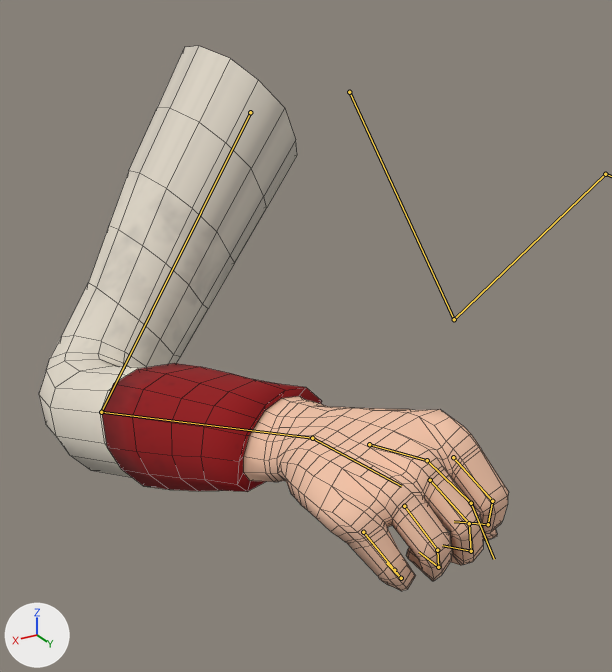
The FBX model Game/res/assets/models/Animation/Character/RightArm.fbx as it was, and as the next commit left it.
The view is the same before and after, from a 50 mm camera at (41.0, 63.4, 6.4) aimed at (13.7, 17.8, -16.4). The axes (+X, +Y, +Z) are drawn at lower left. The lights are the same throughout. Both versions are drawn at frame 446 of the action 'Armature|Gloop_L'; the numbers are the values there. The bones that bend it are drawn over the model as lines. Mesh edges are drawn as thin lines.
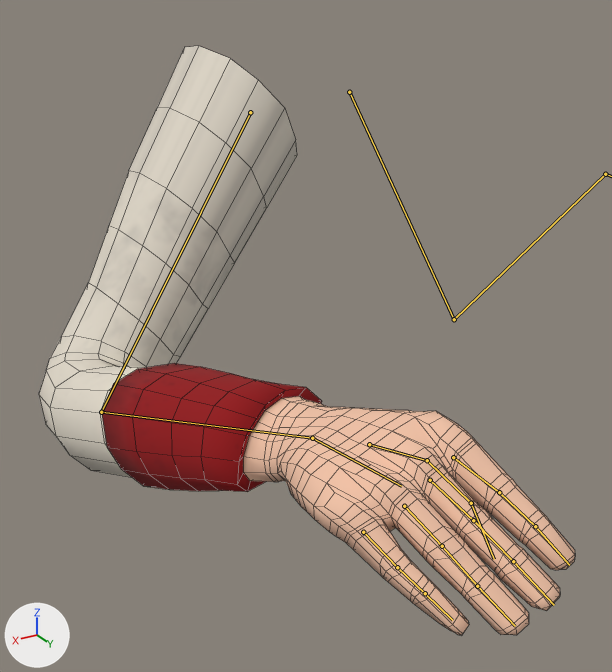
The change in detail:
Bone 'R_Pointer' (bone_r_pointer) turns from (6, 1, 53) to (0, 0, 33) degrees about its own x, y and z.
Bone 'R_Pointer.001' (bone_r_pointer_001) turns from (16, -9, 54) to (0, 0, 0) degrees about its own x, y and z.
Bone 'R_Pointer.002' (bone_r_pointer_002) turns from (3, -1, 45) to (0, 0, 0) degrees about its own x, y and z.
Bone 'R_Middle' (bone_r_middle) turns from (4, 1, 48) to (0, 0, 33) degrees about its own x, y and z.
Bone 'R_Middle.001' (bone_r_middle_001) turns from (10, -3, 54) to (0, 0, 0) degrees about its own x, y and z.
Bone 'R_Middle.002' (bone_r_middle_002) turns from (6, -3, 47) to (0, 0, 0) degrees about its own x, y and z.
Bone 'R_Ring' (bone_r_ring) turns from (0, -2, 54) to (0, 0, 33) degrees about its own x, y and z.
Bone 'R_Ring.001' (bone_r_ring_001) turns from (7, -6, 54) to (0, 0, 0) degrees about its own x, y and z.
Bone 'R_Ring.002' (bone_r_ring_002) turns from (9, -4, 42) to (0, 0, 0) degrees about its own x, y and z.
Bone 'R_Pinky' (bone_r_pinky) turns from (-1, -2, 63) to (0, 0, 33) degrees about its own x, y and z.
Bone 'R_Pinky.001' (bone_r_pinky_001) turns from (17, -8, 46) to (0, 0, 0) degrees about its own x, y and z.
Bone 'R_Pinky.002' (bone_r_pinky_002) turns from (15, -6, 39) to (0, 0, 0) degrees about its own x, y and z.

Pixel boxes (x1, y1, x2, y2) of what changed, in the pictures (612 x 672 px):
'Cube', posed (14% wider, 8% taller): before (39, 46, 509, 591); after (39, 46, 575, 635)
bone 'R_Pointer', root to tip: before (453, 457) to (492, 501); after (453, 457) to (499, 492)
bone 'R_Pointer.001', root to tip: before (492, 501) to (488, 524); after (499, 492) to (535, 526)
bone 'R_Pointer.002', root to tip: before (488, 524) to (454, 521); after (535, 526) to (569, 565)
bone 'R_Middle', root to tip: before (430, 480) to (469, 523); after (430, 480) to (473, 520)
bone 'R_Middle.001', root to tip: before (469, 523) to (471, 551); after (473, 520) to (513, 561)
bone 'R_Middle.002', root to tip: before (471, 551) to (442, 545); after (513, 561) to (554, 605)
bone 'R_Ring', root to tip: before (404, 506) to (437, 550); after (404, 506) to (442, 546)
bone 'R_Ring.001', root to tip: before (437, 550) to (438, 567); after (442, 546) to (477, 586)
bone 'R_Ring.002', root to tip: before (438, 567) to (419, 552); after (477, 586) to (515, 626)
bone 'R_Pinky', root to tip: before (363, 532) to (394, 570); after (363, 532) to (397, 567)
bone 'R_Pinky.001', root to tip: before (394, 570) to (401, 578); after (397, 567) to (425, 593)
bone 'R_Pinky.002', root to tip: before (401, 578) to (386, 563); after (425, 593) to (452, 620)
